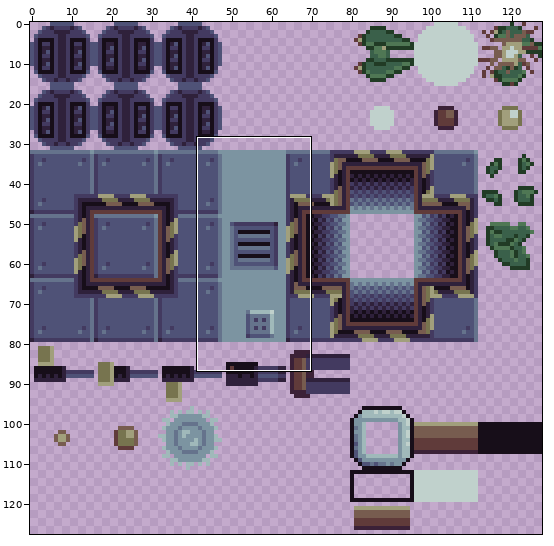
Sprite sheet, stored at sprites.png. The first picture is a wide view before the edit; the outline marks the close-up.
Close-up. Before the commit:
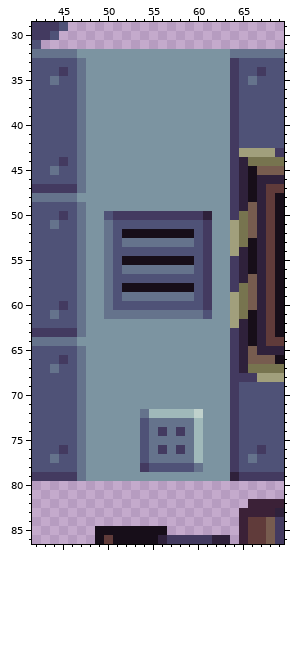
The file is 128x128 pixels. Shown: x 42..69, y 29..86.
New version:
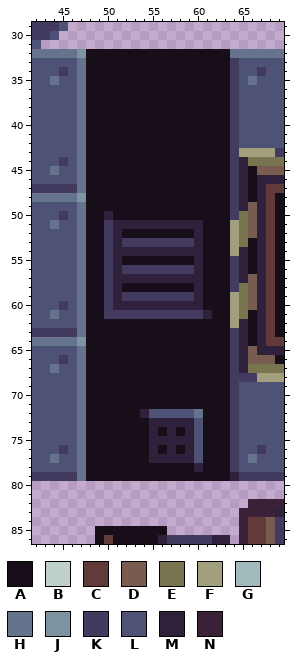
Palette (. is transparent): A #170e19  B #c0d1cc  C #603b3a  D #775c4f  E #77744f  F #a19f7c  G #a0b9ba  H #65738c  J #7c94a1  K #433a60  L #4f5277  M #2f213b  N #3b2137
From old to new:
y 32..49: x 48..63 JJJJJJJJJJJJJJJJ -> AAAAAAAAAAAAAAAA
y 50: x 48..63 JJLKKKKKKKKKKMJJ -> AAMAAAAAAAAAAAAA
y 51: x 48..63 JJHLLLLLLLLLLKJJ -> AAKMMMMMMMMMMAAA
y 52: x 48..51 JJHL -> AAKM; x 60..63 LKJJ -> MAAA
y 53: x 48..63 JJHLHHHHHHHHLKJJ -> AAKMKKKKKKKKMAAA
y 54: x 48..63 JJHLLLLLLLLLLKJJ -> AAKMMMMMMMMMMAAA
y 55: x 48..51 JJHL -> AAKM; x 60..63 LKJJ -> MAAA
y 56: x 48..63 JJHLHHHHHHHHLKJJ -> AAKMKKKKKKKKMAAA
y 57: x 48..63 JJHLLLLLLLLLLKJJ -> AAKMMMMMMMMMMAAA
y 58: x 48..51 JJHL -> AAKM; x 60..63 LKJJ -> MAAA
y 59: x 48..63 JJHLHHHHHHHHLKJJ -> AAKMKKKKKKKKMAAA
y 60: x 48..63 JJHLLLLLLLLLLKJJ -> AAKMMMMMMMMMMAAA
y 61: x 48..63 JJHHHHHHHHHHHLJJ -> AAKKKKKKKKKKKMAA
y 62..71: x 48..63 JJJJJJJJJJJJJJJJ -> AAAAAAAAAAAAAAAA
y 72: x 48..63 JJJJJJHGGGGGBJJJ -> AAAAAAMLLLLLHAAA
y 73: x 48..63 JJJJJJLHHHHHGJJJ -> AAAAAAAMMMMMLAAA
y 74: x 48..63 JJJJJJLHKHKHGJJJ -> AAAAAAAMAMAMLAAA
y 75: x 48..63 JJJJJJLHHHHHGJJJ -> AAAAAAAMMMMMLAAA
y 76: x 48..63 JJJJJJLHKHKHGJJJ -> AAAAAAAMAMAMLAAA
y 77: x 48..63 JJJJJJLHHHHHGJJJ -> AAAAAAAMMMMMLAAA
y 78: x 48..63 JJJJJJKLLLLLHJJJ -> AAAAAAAAAAAAMAAA
y 79: x 48..63 JJJJJJJJJJJJJJJJ -> AAAAAAAAAAAAAAAA
Where, in picture pixels (left, top, right, bottom), the same in both close-ups:
changed: (86, 49, 230, 481)
